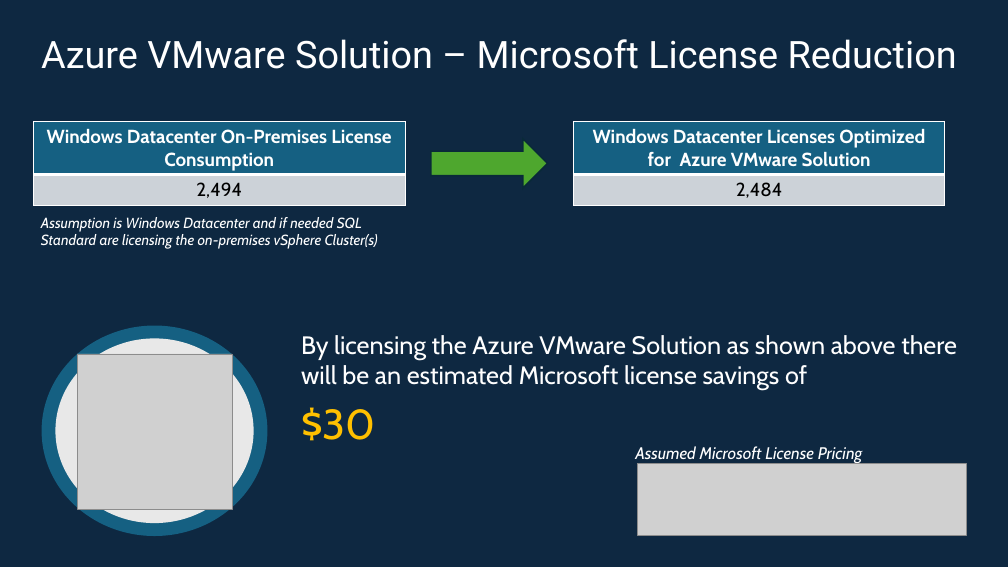
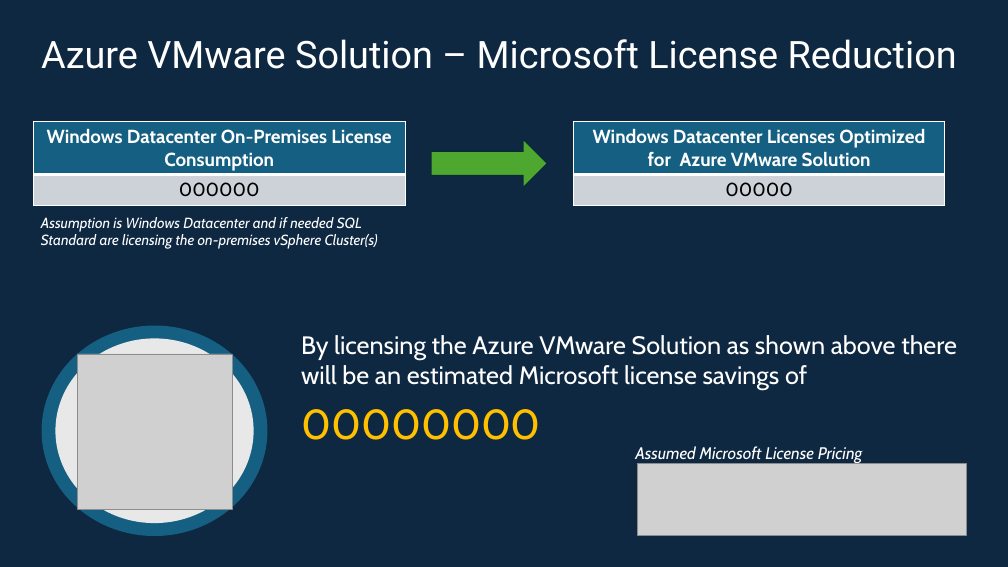
Before and after one commit to Trevor-Davis/Azure-VMware-Solution, a slide deck: slide 7 of AVS-Sizer/AVSDemandGen-Template.pptm. Drawn at 1008x567 pixels with LibreOffice and Linux fonts; fonts in the diff are those of the drawing; grey boxes stand for pictures. Boxes give left, top, right and bottom in pixels: in the first picture for what was removed or moved away, otherwise in the second. Text is boxed around its words. In the diff, an @@ line names an element or a change of style, - is before the commit and + after.

```diff
--- a/AVS-Sizer/AVSDemandGen-Template.pptm
+++ b/AVS-Sizer/AVSDemandGen-Template.pptm
@@ table at bbox=[33, 122, 405, 206] @@
-row 2, column 1: 2,494
+row 2, column 1: 000000
@@ table at bbox=[573, 122, 945, 206] @@
-row 2, column 1: 2,484
+row 2, column 1: 00000
@@ text at bbox=[301, 409, 541, 440]: text changed @@
-$30
+00000000
```
Also in this commit, not shown: 6 other slides changed, 11 other files.
